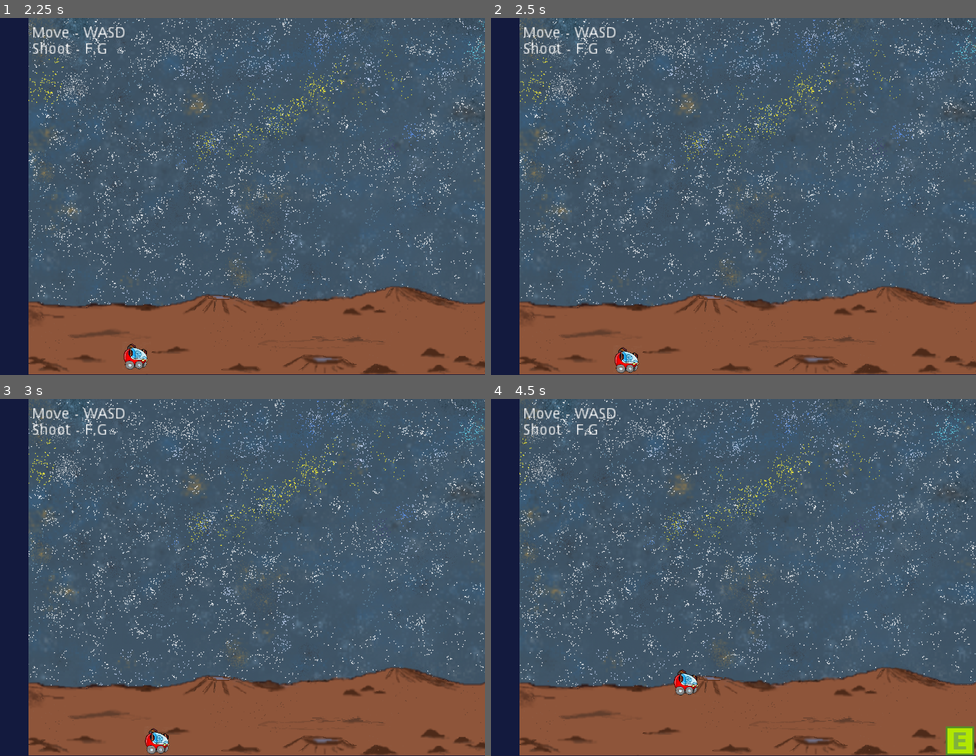
Above: before the commit, frames 1-4 (two rows, left to right).
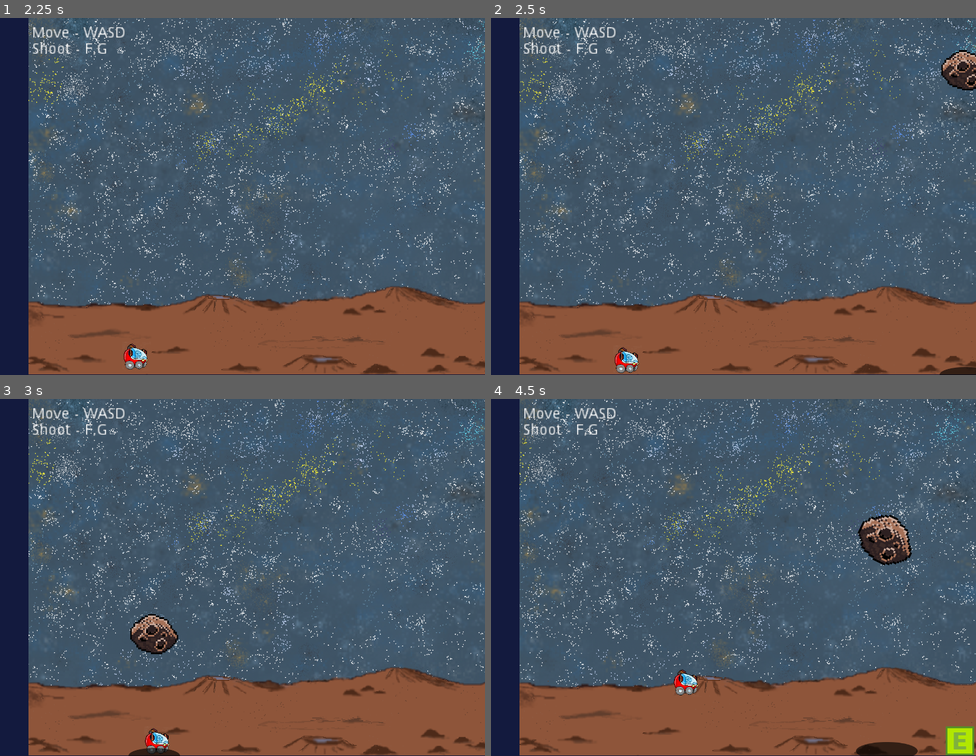
Above: after the commit, the same moments.

Repository: 13hnguyen/EchoWorld
Game: Godot game, scene res://Menus/MainMenu.tscn
Two runs of this game, one before a commit and one after it. Both use one fixed random seed, a clock stepped at 60 frames per second and the inputs below.
Inputs:
- Up to frame 1 (2.25 s): click "NEW GAME" at 0.5 s; hold D (move_right) 1.28-2.03 s; hold S (move_down) from 2.03 s (still down)
- Up to frame 2 (2.5 s): keep holding S (move_down)
- Up to frame 3 (3 s): release S (move_down) at 2.78 s; hold D (move_right) from 2.78 s (still down)
- Up to frame 4 (4.5 s): release D (move_right) at 3.53 s; hold W (move_up) 3.53-4.28 s; hold Left (move_left) from 4.28 s (still down)

Frame 1 is identical in both runs. In frame 2, 0.8% of the frame differs, in the area x 92-100%, y 8-100%; in frame 3, 1.0%; in frame 4, 1.6%, in the area x 75-88%, y 32-100%.

Commit message:
Fix asteroid generator location

Diff:
--- a/Final_Project/Asteroid/Asteroid.gd
+++ b/Final_Project/Asteroid/Asteroid.gd
@@ -28,22 +28,12 @@
   # Since the shadow moves by relative location, only need to shorten the y
   $Shadow.position.y -= TravelVector.y * delta
 
-
-func _on_PlayerDetector_body_entered( body : Node ) -> void :
-
-  # Check if body is a bullet, otherwise assume it's a player
-  if body.is_in_group("bullet") :
-    print( "Player hit asteroid." )
-    body.queue_free()
-  else :
-    print( "Asteroid hit Player." )
-
-  queue_free()
-
-
 func _on_ShadowDetector_body_entered( body : Node ) -> void :
 
   # Only shadows should interact with
   if is_a_parent_of(body) :
-    print( "Asteroid hit ground." )
+
+    # TODO: spawn some type of node that animates an explosion that can
+    #             destroy the player and reset it
+
     queue_free()
--- a/Final_Project/Asteroid/Asteroid.tscn
+++ b/Final_Project/Asteroid/Asteroid.tscn
@@ -11,7 +11,7 @@
 [node name="Asteroid" type="KinematicBody2D" groups=[
 "asteroid",
 ]]
-collision_layer = 4
+collision_layer = 12
 collision_mask = 2
 script = ExtResource( 3 )
 __meta__ = {
@@ -26,14 +26,6 @@
 [node name="Sprite" type="Sprite" parent="Anchor"]
 texture = ExtResource( 1 )
 
-[node name="PlayerDetector" type="Area2D" parent="Anchor"]
-collision_layer = 8
-
-[node name="CollisionShape2D" type="CollisionShape2D" parent="Anchor/PlayerDetector"]
-position = Vector2( 0, 3 )
-scale = Vector2( 8, 6 )
-shape = SubResource( 1 )
-
 [node name="ShadowDetector" type="Area2D" parent="Anchor"]
 collision_layer = 8
 collision_mask = 16
@@ -44,10 +36,8 @@
 shape = SubResource( 1 )
 
 [node name="CollisionShape2D" type="CollisionShape2D" parent="."]
-visible = false
 position = Vector2( 0, 3 )
 scale = Vector2( 8, 6.5 )
 shape = SubResource( 2 )
 
-[connection signal="body_entered" from="Anchor/PlayerDetector" to="." method="_on_PlayerDetector_body_entered"]
 [connection signal="body_entered" from="Anchor/ShadowDetector" to="." method="_on_ShadowDetector_body_entered"]
--- a/Final_Project/Level/Level.gd
+++ b/Final_Project/Level/Level.gd
@@ -6,7 +6,16 @@
   # Start the background music playing.
   var AsteroidGen = preload("res://Asteroid/AsteroidGenerator.tscn")
   var asteroidGen = AsteroidGen.instance()
-  add_child(asteroidGen)
+  asteroidGen.position = Vector2(1700, -100)
+
+  # Add asteroid generator to canvas layer since it follows the player
+  var canvasIndex = 0
+  for n in range(1, get_child_count()) :
+    var node = get_child(n)
+    if node is CanvasLayer :
+      canvasIndex = n
+
+  get_child(canvasIndex).add_child(asteroidGen)
 
   var RockGen = preload("res://Rock/RockGenerator.tscn")
   var rockGen = RockGen.instance()
